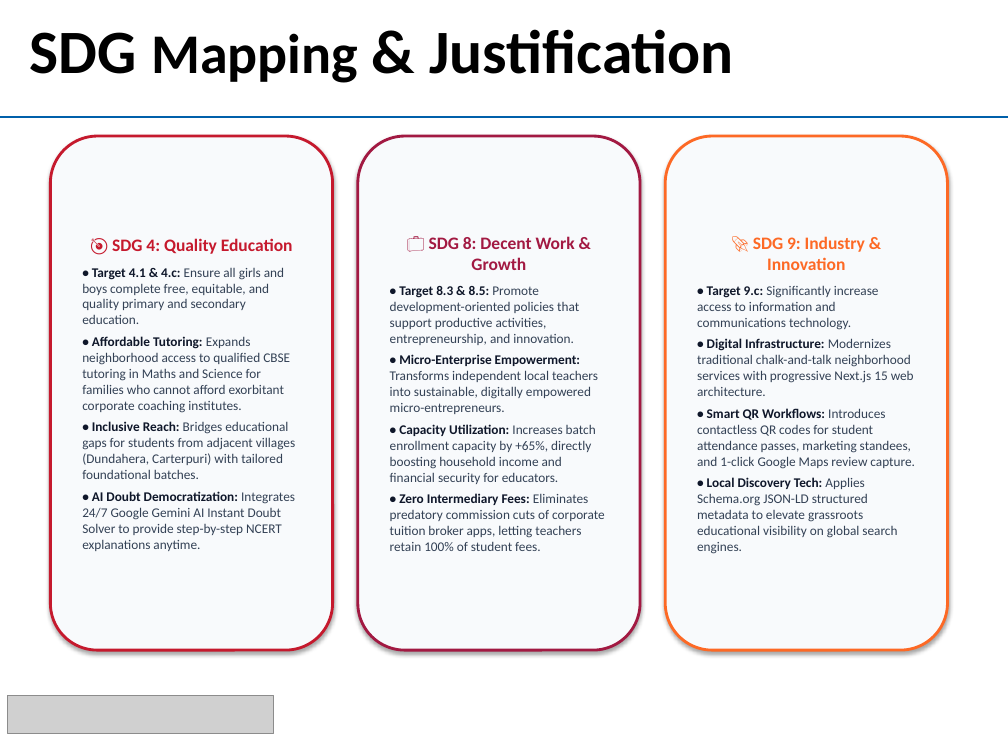
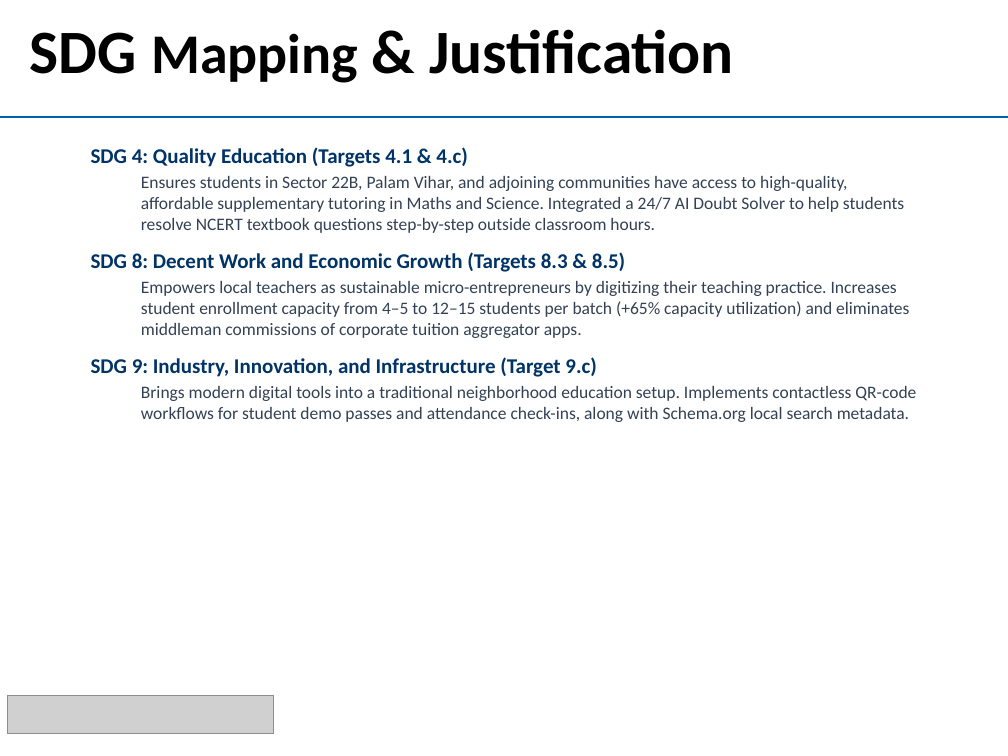
Before and after one commit to bhavyaanand2101-coder/Community_Service_2026, a slide deck: slide 5 of Community_Service_Presentation.pptx. Drawn at 1008x756 pixels with LibreOffice and Linux fonts; fonts in the diff are those of the drawing; grey boxes stand for pictures; background and template pictures are left out. Boxes give left, top, right and bottom in pixels: in the first picture for what was removed or moved away, otherwise in the second. Text is boxed around its words. In the diff, an @@ line names an element or a change of style, - is before the commit and + after.

Commit message:
refactor(presentation & web): make presentation and local search page natural and authentic with standard typography

```diff
--- a/Community_Service_Presentation.pptx
+++ b/Community_Service_Presentation.pptx
@@ rounded rectangle removed at (50,136,333,650) @@
-🎯 SDG 4: Quality Education
-• Target 4.1 & 4.c: Ensure all girls and boys complete free, equitable, and quality primary and secondary education.
-• Affordable Tutoring: Expands neighborhood access to qualified CBSE tutoring in Maths and Science for families who cannot afford exorbitant corporate coaching institutes.
-• Inclusive Reach: Bridges educational gaps for students from adjacent villages (Dundahera, Carterpuri) with tailored foundational batches.
-• AI Doubt Democratization: Integrates 24/7 Google Gemini AI Instant Doubt Solver to provide step-by-step NCERT explanations anytime.
@@ text added at (91,147,916,422), 12.5 pt, text #334155 @@
+SDG 4: Quality Education (Targets 4.1 & 4.c)
+  Ensures students in Sector 22B, Palam Vihar, and adjoining communities have access to high-quality, affordable supplementary tutoring in Maths and Science. Integrated a 24/7 AI Doubt Solver to help students resolve NCERT textbook questions step-by-step outside classroom hours.
+SDG 8: Decent Work and Economic Growth (Targets 8.3 & 8.5)
+  Empowers local teachers as sustainable micro-entrepreneurs by digitizing their teaching practice. Increases student enrollment capacity from 4–5 to 12–15 students per batch (+65% capacity utilization) and eliminates middleman commissions of corporate tuition aggregator apps.
+SDG 9: Industry, Innovation, and Infrastructure (Target 9.c)
+  Brings modern digital tools into a traditional neighborhood education setup. Implements contactless QR-code workflows for student demo passes and attendance check-ins, along with Schema.org local search metadata.
@@ rounded rectangle removed at (358,136,640,650) @@
-💼 SDG 8: Decent Work & Growth
-• Target 8.3 & 8.5: Promote development-oriented policies that support productive activities, entrepreneurship, and innovation.
-• Micro-Enterprise Empowerment: Transforms independent local teachers into sustainable, digitally empowered micro-entrepreneurs.
-• Capacity Utilization: Increases batch enrollment capacity by +65%, directly boosting household income and financial security for educators.
-• Zero Intermediary Fees: Eliminates predatory commission cuts of corporate tuition broker apps, letting teachers retain 100% of student fees.
@@ rounded rectangle removed at (665,136,948,650) @@
-🚀 SDG 9: Industry & Innovation
-• Target 9.c: Significantly increase access to information and communications technology.
-• Digital Infrastructure: Modernizes traditional chalk-and-talk neighborhood services with progressive Next.js 15 web architecture.
-• Smart QR Workflows: Introduces contactless QR codes for student attendance passes, marketing standees, and 1-click Google Maps review capture.
-• Local Discovery Tech: Applies Schema.org JSON-LD structured metadata to elevate grassroots educational visibility on global search engines.
```
Also in this commit, not shown: 10 other slides changed, 3 other files.
